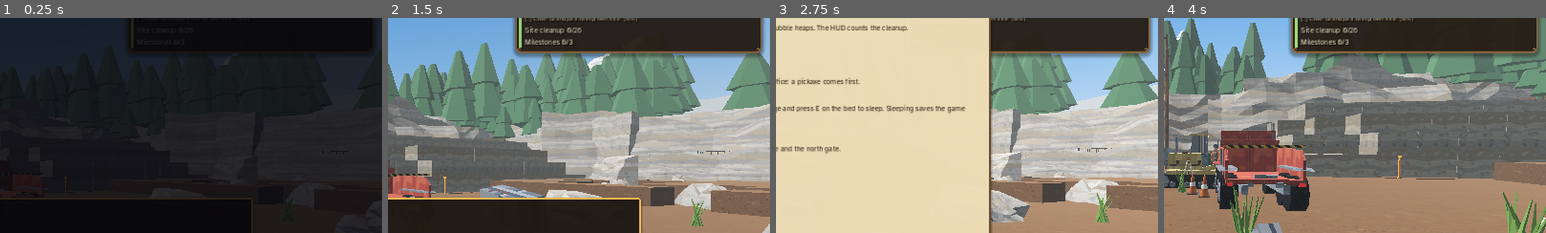
Above: before the commit, frames 1-4 (left to right).
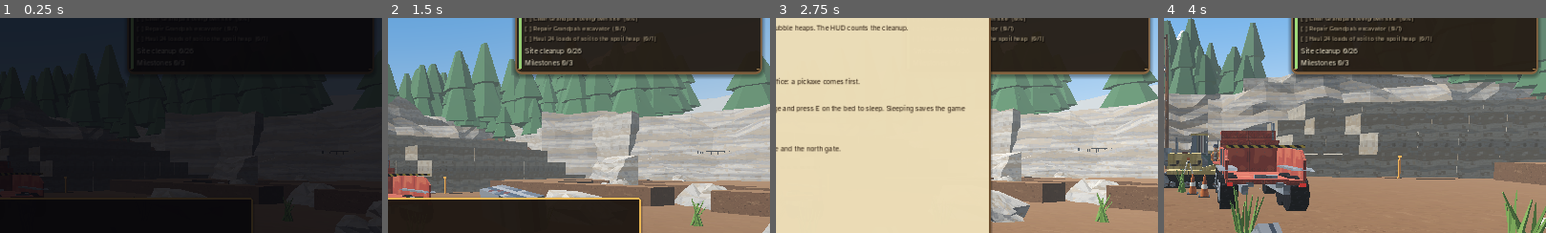
Above: after the commit, the same moments.

Repository: jafetmora79-lab/Quarry-Days
Game: Godot game, scene res://Main.tscn
The game is run twice, just before and just after one commit, with the same random seed, the same clock (stepped at 60 frames per second) and the same inputs.
Inputs (mouse positions are % of the whole screen's width and height, from its top left):
- Up to frame 1 (0.25 s): no input
- Up to frame 2 (1.5 s): click "Continue" at 0.5 s; click "Continue" at 1.25 s
- Up to frame 3 (2.75 s): click "Skip" at 2 s
- Up to frame 4 (4 s): tap Enter at 2.75 s; move the mouse to (72, 45) at 2.77 s; hold D (move_right) 2.78-3.53 s; hold E (interact) 2.78-3.53 s; click (72, 45) at 2.92 s; tap Space at 3.02, 3.77 s; move the mouse to (45, 50) at 3.52 s; hold W (move_forward) from 3.53 s (still down); tap P (place_machine) at 3.6 s
The pictures show only the part of the screen within x 50-100%, y 15-65%; the shares and areas given below are measured in that part.

The runs differ from the first frame. In frame 1, 1.9% of the frame differs, in the area x 33-98%, y 13-27%; in frame 2, 9.2%, in the area x 32-99%, y 4-28%; in frame 3, 5.5%; in frame 4, 9.1%.

Commit message:
Phase 10.4 (part): stage 2 now asks for Grandpa's excavator running and 24 loads of soil hauled; legacy saves count both as done; tests follow

Diff:
--- a/data/progression.json
+++ b/data/progression.json
@@ -134,11 +134,13 @@
   {
    "id": "better_tools",
    "title": "Better Tools",
-   "goal": "Earn $150 and clear the site. Then buy better hand tools at the workbench.",
+   "goal": "Earn $150, clear the site, get Grandpa's excavator running and haul away the first soil. Then buy better hand tools at the workbench.",
    "req": {
     "earned": 150,
     "milestones": [
-     "cleanup_done"
+     "cleanup_done",
+     "excavator_running",
+     "soil_hauled"
     ]
    },
    "unlocks": [
@@ -2784,7 +2786,9 @@
  "milestone_titles": {
   "cleanup_done": "Clear Grandpa's overgrown site",
   "workshop_upgrade": "Buy a workbench upgrade",
-  "crusher_built": "Build a crusher"
+  "crusher_built": "Build a crusher",
+  "excavator_running": "Repair Grandpa's excavator",
+  "soil_hauled": "Haul 24 loads of soil to the spoil heap"
  },
  "gear": {
   "pointed_chisel": {
@@ -3063,7 +3067,8 @@
     "speaker": "GRANDPA WALTER",
     "text": "She only moves loose soil and gravel. Rock is another matter, but it is a start. She is yours."
    }
-  ]
+  ],
+  "soil_hauled_units": 24
  },
  "soil": {
   "_comment": "Phase 10.2: the loose soil of the working ground. Grid cells of `cell` m from `origin` (x, z); a cell holds layers x units_per_layer soil units, layer_h metres each. hp = damage per unit.",
--- a/scripts/progression.gd
+++ b/scripts/progression.gd
@@ -768,6 +768,8 @@
 					return true
 			return state.gear.size() > 0 or state.tool_tier >= 3
 		"crusher_built": return state.crushers.size() > 0
+		"excavator_running": return excavator_ready()
+		"soil_hauled": return bool(story["excavator"].get("legacy", false)) or state.soil_dumped >= int(opening_cfg().get("soil_hauled_units", 24))
 	if bool(story.get("milestones", {}).get(id, false)):
 		return true
 	return business != null and bool(business.milestones.get(id, false))
--- a/tests/test_phase10_opening.gd
+++ b/tests/test_phase10_opening.gd
@@ -65,7 +65,7 @@
 	check(solids == counts["boulders"] + counts["outcrops"], "A boulders and outcrops are solid (%d) while pebbles and scrub are merged meshes (%d draw nodes)" % [solids, game.natural_root.get_child_count() - solids])
 	# ---- B: the broken excavator
 	var ex: QuarryVehicle = game._starter_vehicle()
-	check(ex != null and ex.vtype == "starter_excavator" and game.fleet.vehicles.size() == 1, "B the new game owns Grandpa's mini excavator")
+	check(ex != null and ex.vtype == "starter_excavator" and game.fleet.vehicles.size() == 2, "B the new game owns Grandpa's mini excavator and utility truck")
 	check(not game.fleet.types().has("starter_excavator") and game.fleet.buy_block_reason("starter_excavator") == "Not for sale", "B it is not in the shop")
 	check(not prog.excavator_ready() and game.opening_parts.size() == 3, "B it is broken and the three parts lie near the workshop")
 	game.enter_vehicle(ex)
@@ -96,7 +96,7 @@
 	for r in range(2):
 		game._load(true)
 		await frames(3)
-	check(prog.repair_done("battery") and not prog.repair_done("hose") and game.fleet.vehicles.size() == 1 and game.opening_parts.size() == 2 and not game.opening_parts.has("battery"), "C the repair record survives saving: battery done, two parts still lie there, one excavator")
+	check(prog.repair_done("battery") and not prog.repair_done("hose") and game.fleet.vehicles.size() == 2 and game.opening_parts.size() == 2 and not game.opening_parts.has("battery"), "C the repair record survives saving: battery done, two parts still lie there, one excavator")
 	ex = game._starter_vehicle()
 	# ---- D: finish the repairs and the start
 	game._pick_up_part("hose")
@@ -122,7 +122,7 @@
 	game._save(true)
 	game._load(true)
 	await frames(3)
-	check(prog.excavator_ready() and game.opening_parts.is_empty() and game.fleet.vehicles.size() == 1 and game.walter_mode != "waiting", "E a finished repair stays finished after loading (no parts, one machine, Grandpa has left his post)")
+	check(prog.excavator_ready() and game.opening_parts.is_empty() and game.fleet.vehicles.size() == 2 and game.walter_mode != "waiting", "E a finished repair stays finished after loading (no parts, one machine, Grandpa has left his post)")
 	# ---- F: a save from before Phase 10 skips the opening
 	var legacy := {"schema": 3, "stage": 3, "quarry_level": 1, "story": {"intro_seen": true}, "rigs": []}
 	prog.restore(legacy, [])
--- a/tests/test_phase5.gd
+++ b/tests/test_phase5.gd
@@ -170,7 +170,11 @@
 	check(p.stage == 0, "12 $150 alone does not open Better Tools: the site must be cleared too")
 	p.cleanup["done"] = true
 	p.check_stages()
-	check(p.stage == 1, "12 money and a cleared site open the Better Tools stage")
+	check(p.stage == 0, "12 Phase 10: a cleared site is not enough: Grandpa's excavator must run and soil be hauled too")
+	p.story["excavator"].merge({"battery": true, "hose": true, "fuel": true, "started": true}, true)
+	p.state.soil_dumped = 24
+	p.check_stages()
+	check(p.stage == 1, "12 money, a cleared site, a running excavator and hauled soil open the Better Tools stage")
 	p.state.add_income(450, "sale")
 	p.check_stages()
 	check(p.stage == 1, "12 The Workshop needs a pickaxe as well as $600 earned")
--- a/tests/test_progression9.gd
+++ b/tests/test_progression9.gd
@@ -163,6 +163,7 @@
 	g.state.money = 100000
 	check(g.gear_block_reason("pointed_chisel").contains("Stage 2") and not g.buy_gear("pointed_chisel"), "D a locked tool says which stage it needs and cannot be bought")
 	g.cleanup["done"] = true
+	for k in ["battery", "hose", "fuel", "started", "legacy"]: g.story["excavator"][k] = true
 	g.state.add_income(150, "sale")
 	g.check_stages()
 	var m0 := g.state.money
@@ -178,6 +179,7 @@
 	var h := fresh()
 	h.state.money = 5000
 	h.cleanup["done"] = true
+	for k in ["battery", "hose", "fuel", "started", "legacy"]: h.story["excavator"][k] = true
 	h.state.add_income(150, "sale")
 	h.check_stages()
 	var cap0 := h.state.capacity()
--- a/tests/test_progression_sim.gd
+++ b/tests/test_progression_sim.gd
@@ -56,6 +56,7 @@
 		t += 1.0
 		if t >= CLEANUP_AT:
 			p.cleanup["done"] = true
+			for k in ["battery", "hose", "fuel", "started", "legacy"]: p.story["excavator"][k] = true
 		# --- the player's work: the best $ per second among the rock the tool can break (stone, coal, iron are all in the yard)
 		var best := 0.0
 		var best_res := "limestone"
